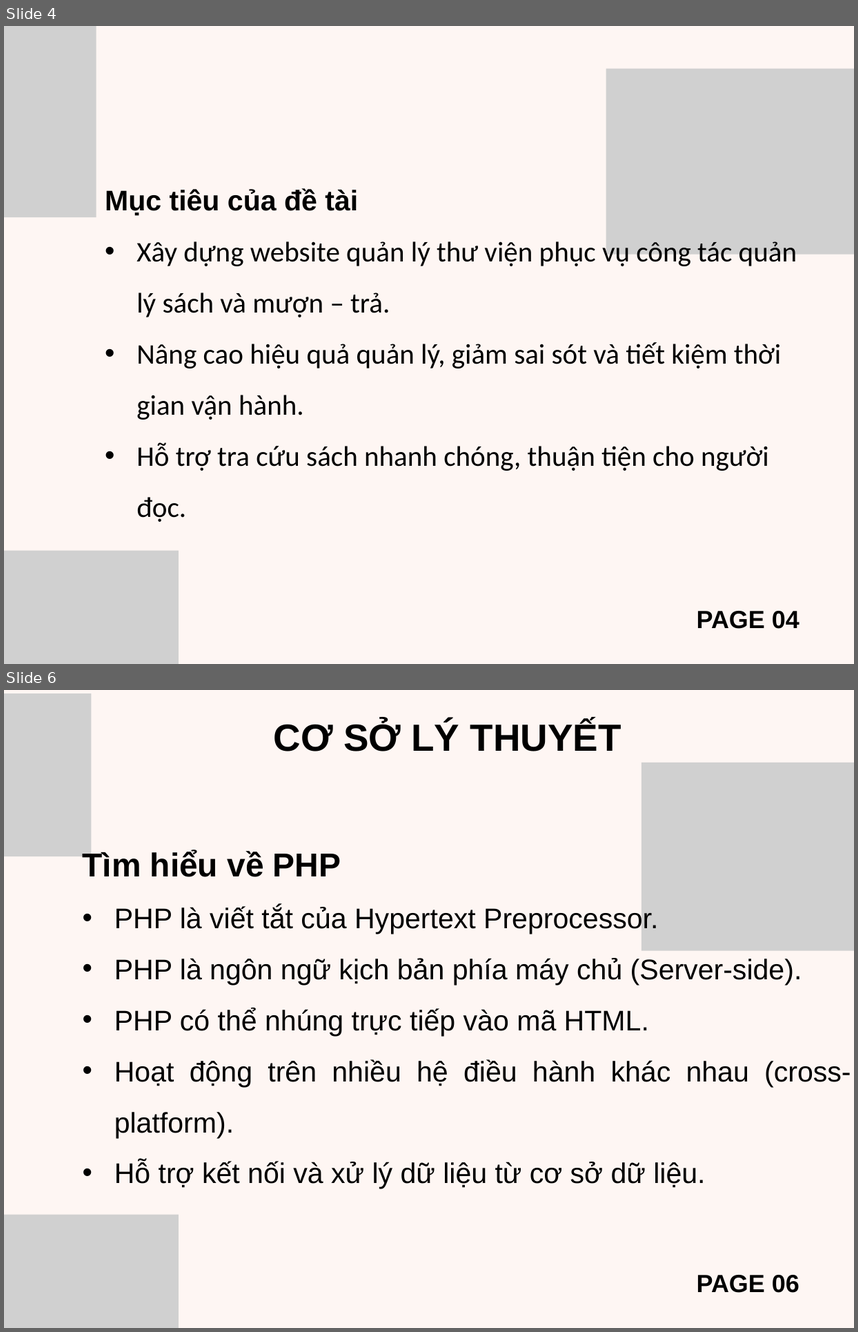
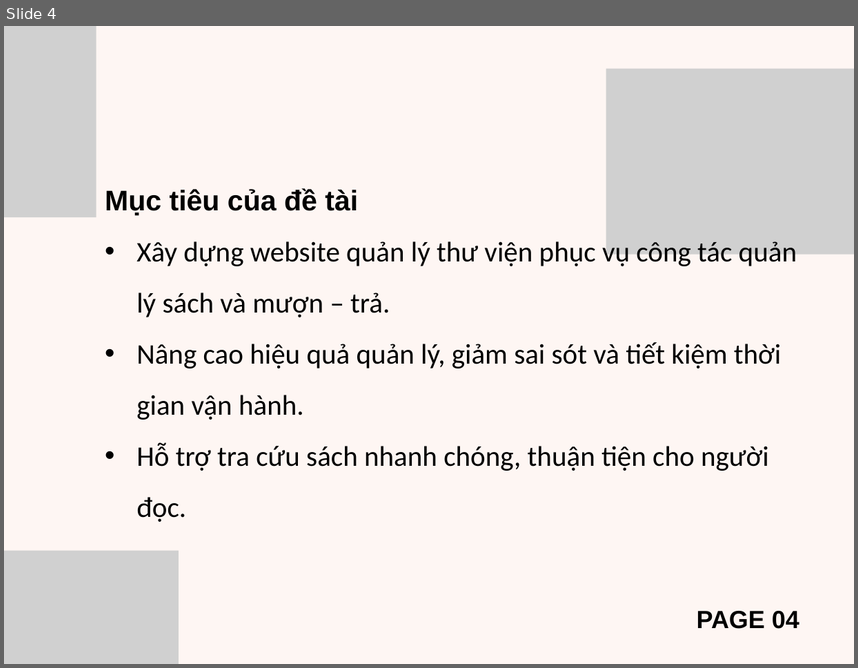
Before and after one commit to QueAnh068/csn-da23ttb-thachnguyenqueanh-webquanlythuvien, a slide deck: thesis/BaoCaoCSNHT.pptx. Shown one above the other, each under a label of ours: slides 4 and 6 before the commit, slide 4 after it; the slides between them are not shown. The pictures are 858x1332 and 858x668 pixels, drawn with LibreOffice and Linux fonts; fonts in the diff are those of the drawing; grey boxes stand for pictures. Boxes give left, top, right and bottom in pixels: in the first picture for what was removed or moved away, otherwise in the second. Text is boxed around its words. In the diff, an @@ line names an element or a change of style, - is before the commit and + after.

```diff
--- a/thesis/BaoCaoCSNHT.pptx
+++ b/thesis/BaoCaoCSNHT.pptx
@@ slide 6 removed at [4,690,854,1328], background #FEF6F3 @@
@@ picture removed at [4,693,91,856] @@
@@ text removed at [274,721,622,751] @@
-CƠ SỞ LÝ THUYẾT
@@ picture removed at [642,762,854,950] @@
@@ text removed at [83,850,851,1189] @@
-Tìm hiểu về PHP
-• PHP là viết tắt của Hypertext Preprocessor.
-• PHP là ngôn ngữ kịch bản phía máy chủ (Server-side).
-• PHP có thể nhúng trực tiếp vào mã HTML.
-• Hoạt động trên nhiều hệ điều hành khác nhau (cross-platform).
-• Hỗ trợ kết nối và xử lý dữ liệu từ cơ sở dữ liệu.
@@ picture removed at [4,1214,179,1328] @@
@@ text removed at [697,1274,800,1292] @@
-PAGE 06
```
Also in this commit, not shown: 7 slides changed, 3 slides added, 7 other slides removed.
